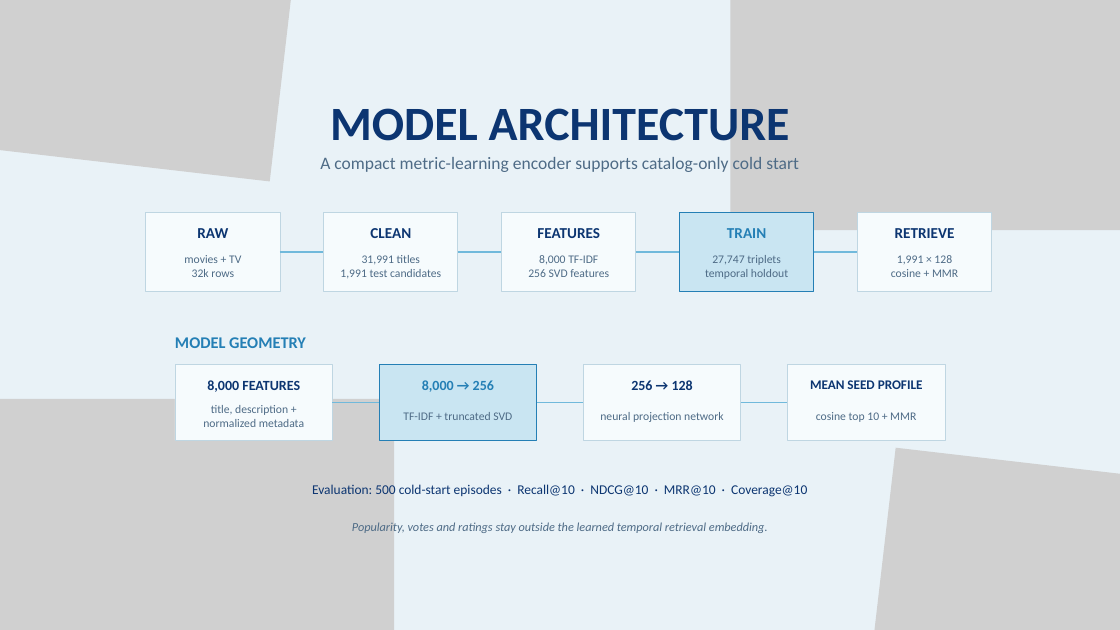
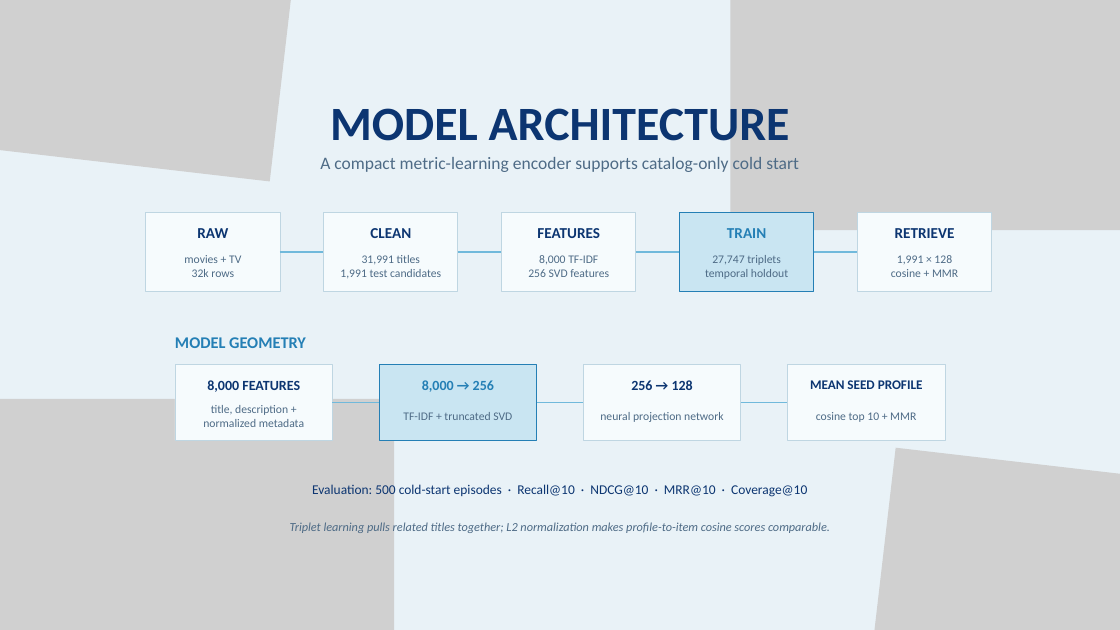
Before and after one commit to KittituchW/DS_assignment, a slide deck: slide 5 of slide/Kittituch_Wongwatcharapaiboon_Senior_DS_Assignment_Final.pptx (slide 4 before the commit). Drawn at 1120x630 pixels with LibreOffice and Linux fonts; fonts in the diff are those of the drawing; grey boxes stand for pictures. Boxes give left, top, right and bottom in pixels: in the first picture for what was removed or moved away, otherwise in the second. Text is boxed around its words. In the diff, an @@ line names an element or a change of style, - is before the commit and + after.

```diff
--- a/slide/Kittituch_Wongwatcharapaiboon_Senior_DS_Assignment_Final.pptx
+++ b/slide/Kittituch_Wongwatcharapaiboon_Senior_DS_Assignment_Final.pptx
@@ text at (290, 522, 830, 533): text changed @@
-Popularity, votes and ratings stay outside the learned temporal retrieval embedding.
+Triplet learning pulls related titles together; L2 normalization makes profile-to-item cosine scores comparable.
```
Also in this commit, not shown: 2 slides added.
